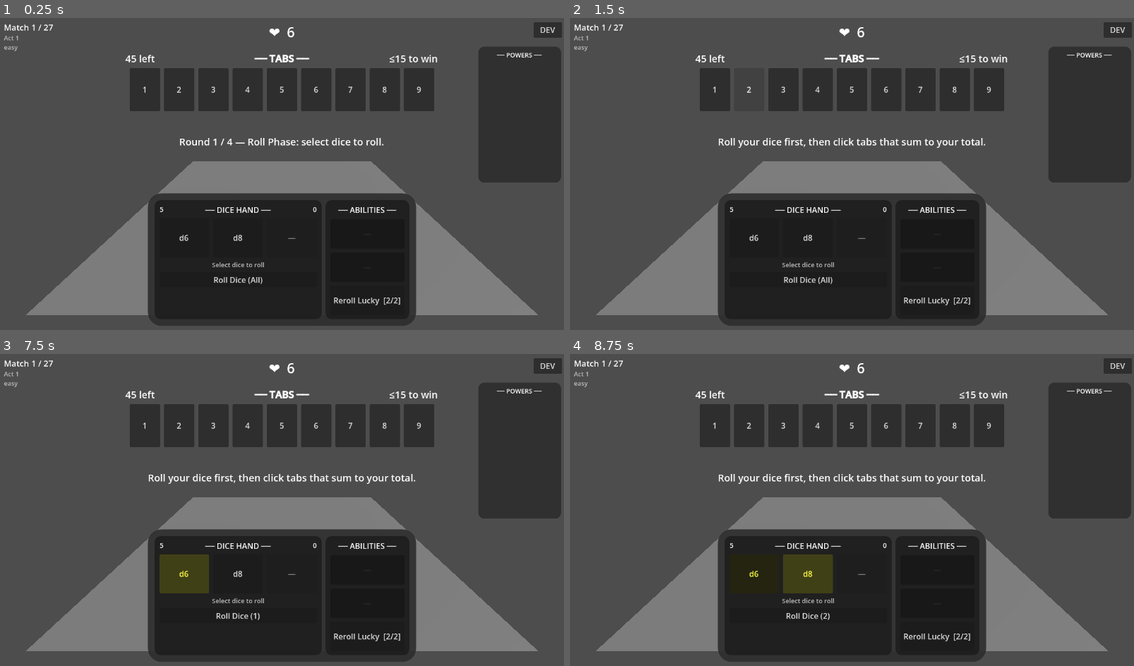
Above: before the commit, frames 1-4 (two rows, left to right).
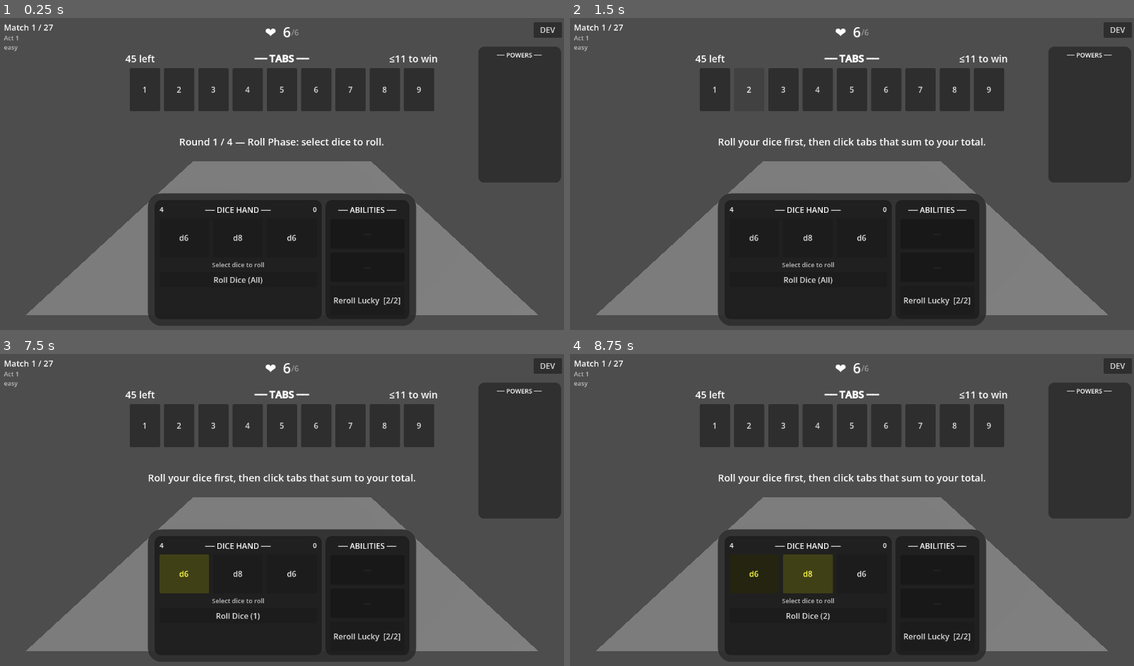
Above: after the commit, the same moments.

Repository: caleb-the-dev/SealTheBox
Game: Godot game, scene res://scenes/match/match.tscn
The game is run twice, just before and just after one commit, with the same random seed, the same clock (stepped at 60 frames per second) and the same inputs.
Inputs:
- Up to frame 1 (0.25 s): no input
- Up to frame 2 (1.5 s): click "1" at 0.5 s; click "2" at 1.25 s
- Up to frame 3 (7.5 s): click "3" at 2 s; click "4" at 2.75 s; click "5" at 3.5 s; click "6" at 4.25 s; click "7" at 5 s; click "8" at 5.75 s; click "9" at 6.5 s; click "d6" at 7.25 s
- Up to frame 4 (8.75 s): click "d8" at 8 s

The runs differ from the first frame. In frame 1, 0.1% of the frame differs, in the area x 28-72%, y 2-72%; in frame 2, 0.1%; in frame 3, 0.1%; in frame 4, 0.1%.

Commit message:
playtest-tuning: 3 dice/turn, lower thresholds, shut-box heals, power rebalance
- dice_pool: draw 3 per turn (was 2)
- boxes.csv: all thresholds cut 25% (classic 15→11, low_evens 13→10, etc.)
- round_manager: critical win heals +1 HP (real path + dev shortcut)
- match.gd: display max HP as smaller /6 next to current HP; Healed 1 HP! notice on power-offer overlay; slot-1 ability tooltip appends '— lose after this round'
- tax_collector: counter_target 3→2 (fires every other crit win)
- tab_9_bounty: converted from On-Seal to Counter (target=3, fires every 3rd tab-9 seal)
- tests updated to match new counter targets

Diff:
--- a/seal-the-box/data/boxes.csv
+++ b/seal-the-box/data/boxes.csv
@@ -1,9 +1,9 @@
 id,name,tabs,win_threshold,tier,source_for
-classic,Classic,1;2;3;4;5;6;7;8;9,15,easy,
-low_evens,Low Evens,2;3;4;5;6;7;8,13,easy,
-high_odds,High Odds,3;5;7;9;11,13,medium,
-compressed,Compressed,2;4;5;6;8,10,hard,
-stairs,Stairs,1;3;5;6;7;9,12,medium,
-source_devil,the Pact,1;2;3;4;5;6;7;8;9,14,boss,diabolic
-source_cosmic,the Veil,2;3;4;5;6;7;8;9;10,15,boss,cosmic
-source_ghost,the Anchor,1;3;5;6;7;8;9;11;13,17,boss,ethereal
+classic,Classic,1;2;3;4;5;6;7;8;9,11,easy,
+low_evens,Low Evens,2;3;4;5;6;7;8,10,easy,
+high_odds,High Odds,3;5;7;9;11,10,medium,
+compressed,Compressed,2;4;5;6;8,8,hard,
+stairs,Stairs,1;3;5;6;7;9,9,medium,
+source_devil,the Pact,1;2;3;4;5;6;7;8;9,11,boss,diabolic
+source_cosmic,the Veil,2;3;4;5;6;7;8;9;10,11,boss,cosmic
+source_ghost,the Anchor,1;3;5;6;7;8;9;11;13,13,boss,ethereal
--- a/seal-the-box/data/powers.csv
+++ b/seal-the-box/data/powers.csv
@@ -1,12 +1,12 @@
 id,name,type,description,counter_target
 lighter_box,Lighter Box,Passive,All match win thresholds are +1 per copy owned.,0
 eager,Eager,Match-Start,At each match start one random die is pre-set to its max face — usable for sealing in round 1 without rolling.,0
-tab_9_bounty,Tab 9 Bounty,On-Seal,When tab 9 is sealed gain +1 HP per copy owned.,0
+tab_9_bounty,Tab 9 Bounty,Counter,Every 3 times tab 9 is sealed gain +1 HP.,3
 bonus_seal,Bonus Seal,Counter,"Every 3 rounds a bonus seal charges up. When you seal a tab, also seals half its value (rounded down) if open. No chain reactions.",3
 box_shutter,Box Shutter,Critical-Win,After a critical win the next match's win threshold is +2 per copy owned.,0
 phoenix_down,Phoenix Down,Failsafe,When your run would end from HP reaching 0 instead set HP to 1 and continue. Consumed on use.,0
 coffee_break,Coffee Break,Match-Start,At each match start a random ability in your hand gains +1 charge per copy owned.,0
 survivor,Survivor,Match-End,After winning any match if your HP is exactly 1 gain +1 HP per copy owned.,0
-tax_collector,Tax Collector,Counter,Every 3 critical wins gain +1 HP.,3
+tax_collector,Tax Collector,Counter,Every 2 critical wins gain +1 HP.,2
 diabolic_pact,Diabolic Pact,Counter,Every 7 d12 rolls gain +1 HP.,7
 tab_counter,Tab Counter,Counter,"Every 5 tabs sealed gives +1 charge to the highest-charge ability in your hand.",5
--- a/seal-the-box/scripts/match/dice_pool.gd
+++ b/seal-the-box/scripts/match/dice_pool.gd
@@ -11,14 +11,14 @@
     _hand = []
 
 func draw_hand() -> Array:
-    if _pool.size() < 2:
+    if _pool.size() < 3:
         _reshuffle()
     if _pool.is_empty():
         push_warning("DicePool: draw_hand called on empty pool+discard — returning empty hand")
         _hand = []
         return _hand
     _hand = []
-    var draw_count = min(2, _pool.size())
+    var draw_count = min(3, _pool.size())
     for i in draw_count:
         var idx = randi() % _pool.size()
         _hand.append(_pool[idx])
--- a/seal-the-box/scripts/match/match.gd
+++ b/seal-the-box/scripts/match/match.gd
@@ -11,6 +11,7 @@
 
 # ── ui references ───────────────────────────────────────────────────────────
 var _hp_label: Label
+var _hp_max_label: Label
 var _hp_tween: Tween = null
 var _status_label: Label
 var _tab_buttons: Array[Button] = []
@@ -39,6 +40,7 @@
 var _power_offer_confirm_btn: Button
 var _power_offer_options: Array = []
 var _current_power_offer: PowerData = null
+var _heal_notice_label: Label
 var _run_over_overlay: Control
 var _run_over_detail_label: Label
 var _rotation_overlay: Control
@@ -144,9 +146,20 @@
 	top_bar.alignment = BoxContainer.ALIGNMENT_CENTER
 	root.add_child(top_bar)
 
+	var hp_container = HBoxContainer.new()
+	hp_container.alignment = BoxContainer.ALIGNMENT_CENTER
+	hp_container.add_theme_constant_override("separation", 1)
+	top_bar.add_child(hp_container)
+
 	_hp_label = Label.new()
 	_hp_label.add_theme_font_size_override("font_size", 28)
-	top_bar.add_child(_hp_label)
+	hp_container.add_child(_hp_label)
+
+	_hp_max_label = Label.new()
+	_hp_max_label.add_theme_font_size_override("font_size", 16)
+	_hp_max_label.modulate = Color(0.6, 0.6, 0.6)
+	_hp_max_label.vertical_alignment = VERTICAL_ALIGNMENT_BOTTOM
+	hp_container.add_child(_hp_max_label)
 
 	var top_left_vbox = VBoxContainer.new()
 	top_left_vbox.anchor_left = 0.0
@@ -450,6 +463,20 @@
 	skip_btn.add_theme_font_size_override("font_size", 20)
 	skip_btn.pressed.connect(_on_power_offer_skipped)
 	power_btn_row.add_child(skip_btn)
+
+	_heal_notice_label = Label.new()
+	_heal_notice_label.text = "Healed 1 HP!"
+	_heal_notice_label.add_theme_font_size_override("font_size", 18)
+	_heal_notice_label.add_theme_color_override("font_color", Color(0.4, 1.0, 0.4))
+	_heal_notice_label.anchor_left = 0.0
+	_heal_notice_label.anchor_right = 0.0
+	_heal_notice_label.anchor_top = 1.0
+	_heal_notice_label.anchor_bottom = 1.0
+	_heal_notice_label.offset_left = 24
+	_heal_notice_label.offset_right = 200
+	_heal_notice_label.offset_top = -52
+	_heal_notice_label.offset_bottom = -24
+	power_overlay.add_child(_heal_notice_label)
 
 	root.add_child(power_overlay)
 	_power_offer_overlay = power_overlay
@@ -1470,6 +1497,7 @@
 
 func _refresh_ui() -> void:
 	_hp_label.text = "❤  %d" % GameState.hp
+	_hp_max_label.text = "/%d" % GameState.MAX_HP
 	match GameState.hp:
 		1:
 			_hp_label.add_theme_color_override("font_color", Color(1.0, 0.18, 0.18))
@@ -1589,6 +1617,8 @@
 		if a != null:
 			var name_text = a.flavor_name
 			var charges_text = "%d/%d" % [a.charges, a.max_charges]
+			if i == 0:
+				charges_text += " — lose after this round"
 			if btn is TooltipButton:
 				(btn as TooltipButton).update_info("%s  [%s]" % [name_text, charges_text], a.description)
 			if a.charges <= 0:
--- a/seal-the-box/scripts/match/round_manager.gd
+++ b/seal-the-box/scripts/match/round_manager.gd
@@ -218,6 +218,7 @@
 func _check_win() -> void:
 	if _tab_board.check_critical_win():
 		_match_over = true
+		GameState.hp = min(GameState.hp + 1, GameState.MAX_HP)
 		var power_mgr = Engine.get_singleton("PowerManager") if Engine.has_singleton("PowerManager") else null
 		if power_mgr:
 			power_mgr.on_match_end()
@@ -245,6 +246,7 @@
 	if _match_over:
 		return
 	_match_over = true
+	GameState.hp = min(GameState.hp + 1, GameState.MAX_HP)
 	var power_mgr = Engine.get_singleton("PowerManager") if Engine.has_singleton("PowerManager") else null
 	if power_mgr:
 		power_mgr.on_match_end()
--- a/seal-the-box/scripts/run/power_manager.gd
+++ b/seal-the-box/scripts/run/power_manager.gd
@@ -126,10 +126,17 @@
 	return 0
 
 func apply_tab9_bounty(all_sealed_tabs: Array) -> void:
-	var count = count_owned("tab_9_bounty")
-	if count == 0 or not (9 in all_sealed_tabs):
+	if count_owned("tab_9_bounty") == 0 or not (9 in all_sealed_tabs):
 		return
-	GameState.hp += count
+	var target = _get_counter_target("tab_9_bounty")
+	if target <= 0:
+		return
+	var current: int = GameState.power_counters.get("tab_9_bounty", 0)
+	current += 1
+	GameState.power_counters["tab_9_bounty"] = current
+	if current >= target:
+		GameState.power_counters["tab_9_bounty"] = 0
+		GameState.hp += 1
 
 func apply_box_shutter() -> void:
 	var count = count_owned("box_shutter")
--- a/seal-the-box/tests/test_power_effects.gd
+++ b/seal-the-box/tests/test_power_effects.gd
@@ -117,30 +117,36 @@
 func _test_tab9_bounty_grants_hp_when_9_sealed(gs: Node, pm: Node) -> void:
 	gs.reset_run()
 	var power_lib = Engine.get_singleton("PowerLibrary")
-	gs.owned_powers = [power_lib.get_power("tab_9_bounty")]
+	pm.add_power(power_lib.get_power("tab_9_bounty"))
 	var hp_before = gs.hp
 	pm.apply_tab9_bounty([9, 5])
+	pm.apply_tab9_bounty([9])
+	assert(gs.hp == hp_before, "Tab 9 Bounty: no HP after 2 tab-9 seals (counter at 2)")
+	pm.apply_tab9_bounty([9])
 	assert(gs.hp == hp_before + 1,
-		"Tab 9 Bounty: sealing 9 should grant +1 HP (expected %d, got %d)" % [hp_before + 1, gs.hp])
+		"Tab 9 Bounty: should gain +1 HP after 3rd tab-9 seal (expected %d, got %d)" % [hp_before + 1, gs.hp])
+	assert(gs.power_counters.get("tab_9_bounty", 0) == 0, "counter resets to 0 after firing")
 
 func _test_tab9_bounty_no_hp_without_9(gs: Node, pm: Node) -> void:
 	gs.reset_run()
 	var power_lib = Engine.get_singleton("PowerLibrary")
-	gs.owned_powers = [power_lib.get_power("tab_9_bounty")]
+	pm.add_power(power_lib.get_power("tab_9_bounty"))
 	var hp_before = gs.hp
 	pm.apply_tab9_bounty([5, 7])
 	assert(gs.hp == hp_before,
-		"Tab 9 Bounty: no 9 in sealed list should not grant HP")
+		"Tab 9 Bounty: no 9 in sealed list should not increment counter or grant HP")
+	assert(gs.power_counters.get("tab_9_bounty", 0) == 0, "counter stays at 0 when 9 not sealed")
 
 func _test_tab9_bounty_two_copies_grants_two_hp(gs: Node, pm: Node) -> void:
 	gs.reset_run()
 	var power_lib = Engine.get_singleton("PowerLibrary")
-	var bounty = power_lib.get_power("tab_9_bounty")
-	gs.owned_powers = [bounty, bounty]
+	pm.add_power(power_lib.get_power("tab_9_bounty"))
 	var hp_before = gs.hp
 	pm.apply_tab9_bounty([9])
-	assert(gs.hp == hp_before + 2,
-		"2x Tab 9 Bounty: sealing 9 should grant +2 HP (expected %d, got %d)" % [hp_before + 2, gs.hp])
+	pm.apply_tab9_bounty([9])
+	pm.apply_tab9_bounty([9])
+	assert(gs.hp == hp_before + 1,
+		"Tab 9 Bounty: 3 seals of 9 should grant +1 HP, got %d" % gs.hp)
 
 # ── Bonus Seal ───────────────────────────────────────────────────────────────
 
--- a/seal-the-box/tests/test_run_manager.gd
+++ b/seal-the-box/tests/test_run_manager.gd
@@ -694,11 +694,7 @@
 	assert(gs.power_counters.get("tax_collector", 0) == 1, "counter should be 1 after 1 crit win")
 
 	pm.on_critical_win()
-	assert(gs.hp == 6, "Tax Collector: no HP gain after 2 critical wins (counter at 2)")
-	assert(gs.power_counters.get("tax_collector", 0) == 2, "counter should be 2 after 2 crit wins")
-
-	pm.on_critical_win()
-	assert(gs.hp == 7, "Tax Collector: hp should be 7 after counter hits 3, got %d" % gs.hp)
+	assert(gs.hp == 7, "Tax Collector: hp should be 7 after counter hits 2, got %d" % gs.hp)
 	assert(gs.power_counters.get("tax_collector", 0) == 0, "counter resets to 0 after firing")
 
 func _test_tax_collector_persists_across_non_critical_wins(gs: Node) -> void:
@@ -720,13 +716,11 @@
 	gs.hp = 6
 	pm.on_critical_win()
 	pm.on_critical_win()
-	pm.on_critical_win()
-	assert(gs.hp == 7, "first fire after 3 crit wins")
-	# After reset to 0, next 3 critical wins fire again
+	assert(gs.hp == 7, "first fire after 2 crit wins")
+	# After reset to 0, next 2 critical wins fire again
 	pm.on_critical_win()
 	pm.on_critical_win()
-	pm.on_critical_win()
-	assert(gs.hp == 8, "Tax Collector: should fire again after 3 more crit wins, got %d" % gs.hp)
+	assert(gs.hp == 8, "Tax Collector: should fire again after 2 more crit wins, got %d" % gs.hp)
 	assert(gs.power_counters.get("tax_collector", 0) == 0, "counter resets again")
 
 # ── Diabolic Pact tests ───────────────────────────────────────────────────────
